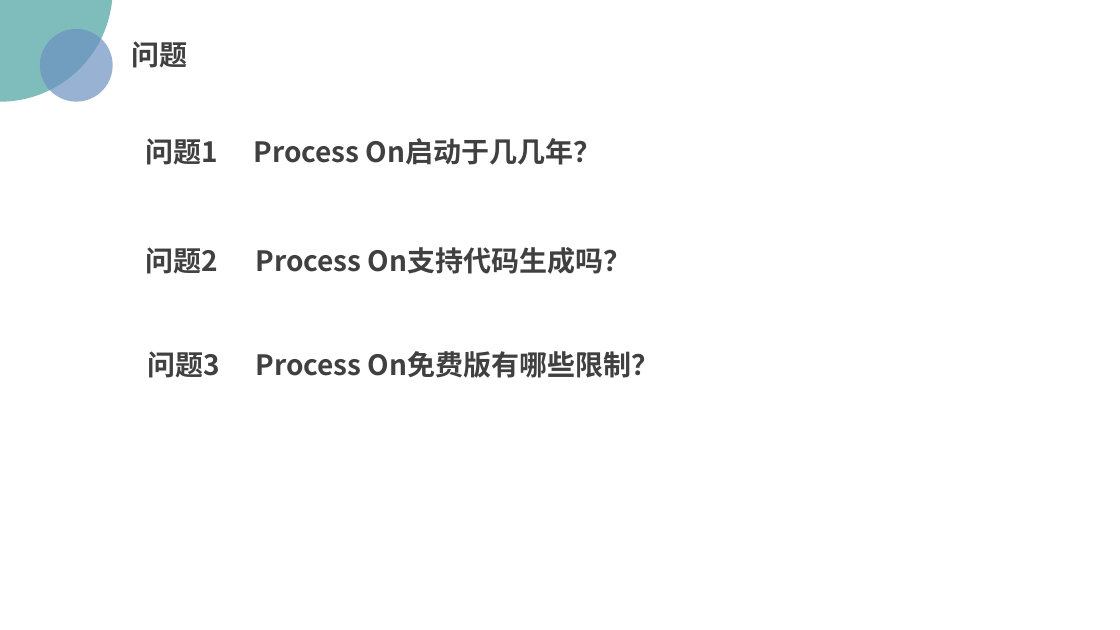
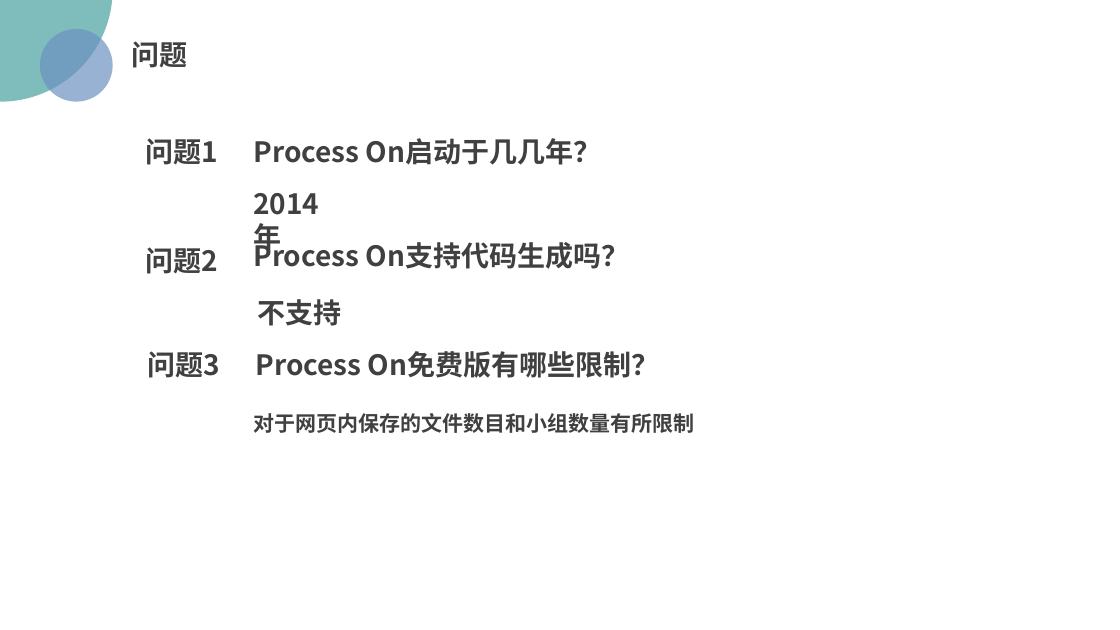
Before and after one commit to PRD2018/PRD2018-G15, a slide deck: slide 39 of 受控文档/02-其他任务/[PRD-15]UML工具.pptx. Drawn at 1120x630 pixels with LibreOffice and Linux fonts; fonts in the diff are those of the drawing; background and template pictures are left out. Boxes give left, top, right and bottom in pixels: in the first picture for what was removed or moved away, otherwise in the second. Text is boxed around its words. In the diff, an @@ line names an element or a change of style, - is before the commit and + after.

Commit message:
2018-11-2
更新 UML工具PPT

```diff
--- a/受控文档/02-其他任务/[PRD-15]UML工具.pptx
+++ b/受控文档/02-其他任务/[PRD-15]UML工具.pptx
@@ text added at box(245, 182, 354, 224), 24 pt, text #404040, bold @@
+2014年
@@ text "Process On支持代码生成吗？" rewrapped from box(256, 247, 631, 274) to box(253, 238, 629, 269) @@
@@ text added at box(257, 299, 341, 326), 24 pt, text #404040, bold @@
+不支持
@@ text added at box(253, 413, 694, 433), 18 pt, text #404040, bold @@
+对于网页内保存的文件数目和小组数量有所限制
```
